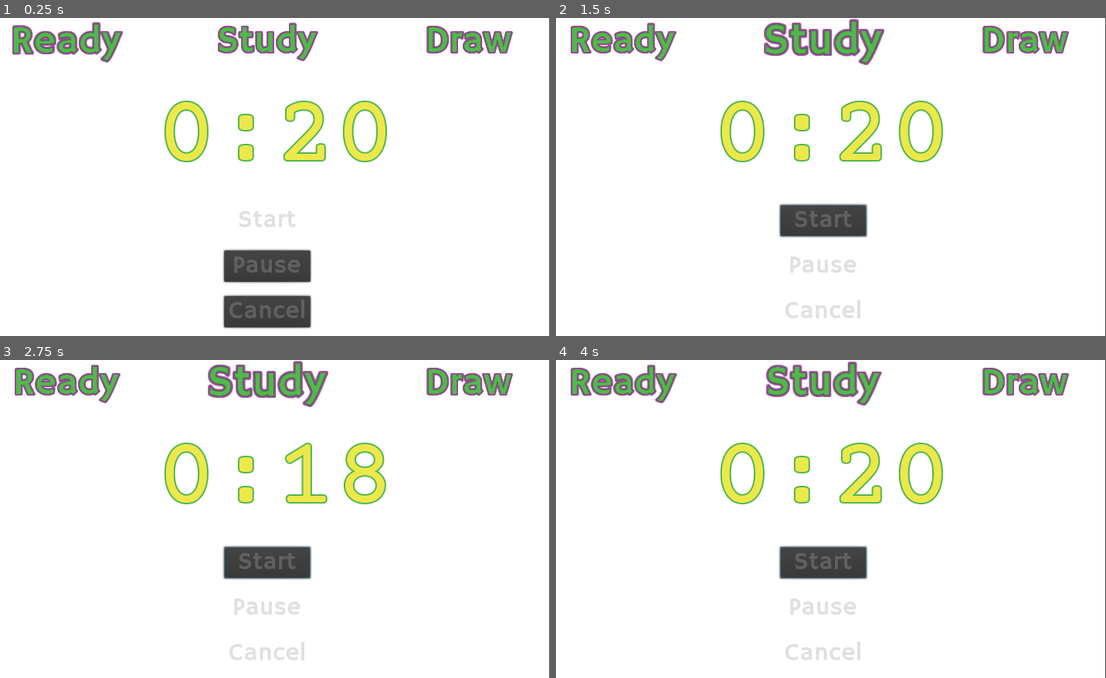
Above: before the commit, frames 1-4 (two rows, left to right).
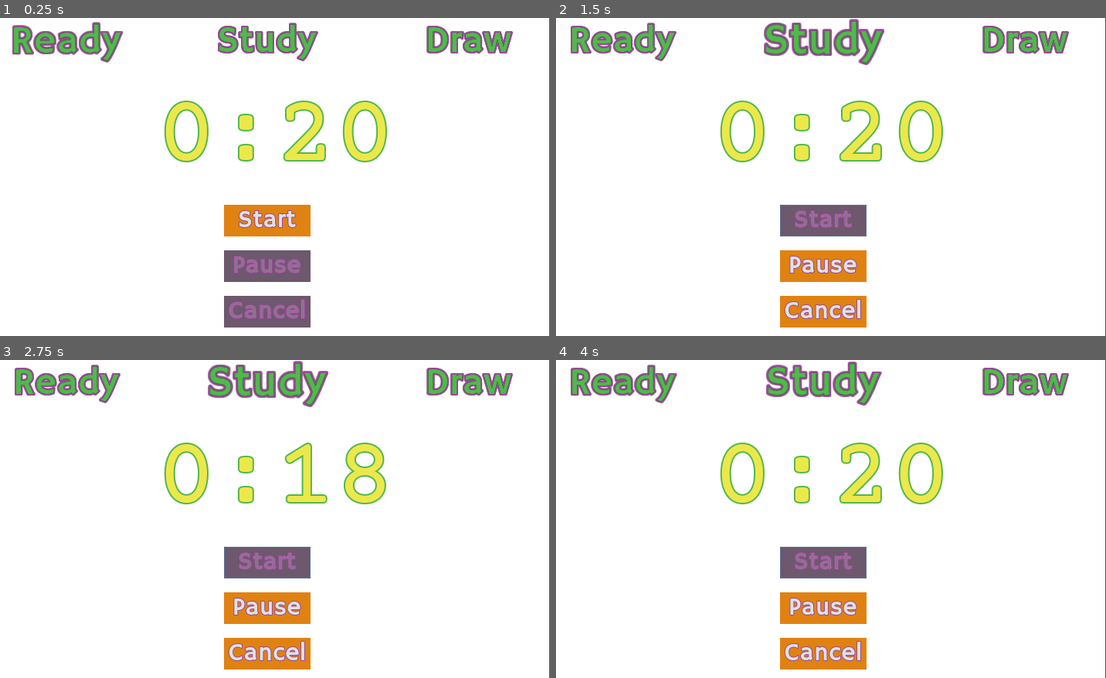
Above: after the commit, the same moments.

Repository: doctor-g/MonsDRAWsityTimer
Game: Godot game, scene res://src/MainScene.tscn
The game is run twice, just before and just after one commit, with the same random seed, the same clock (stepped at 60 frames per second) and the same inputs.
Inputs:
- Up to frame 1 (0.25 s): no input
- Up to frame 2 (1.5 s): click "Start" at 0.5 s
- Up to frame 3 (2.75 s): tap Enter at 2 s
- Up to frame 4 (4 s): click "Cancel" at 2.75 s; click "Start" at 3.5 s

The runs differ from the first frame. In frame 1, 4.8% of the frame differs, in the area x 40-57%, y 58-98%; in frame 2, 4.3%; in frame 3, 4.3%; in frame 4, 4.3%.

Commit message:
Style buttons

Diff:
--- a/project/assets/fonts/button_font.tres
+++ b/project/assets/fonts/button_font.tres
@@ -4,4 +4,6 @@
 
 [resource]
 size = 32
+outline_size = 1
+outline_color = Color( 0.596078, 0.286275, 0.596078, 1 )
 font_data = ExtResource( 1 )
--- a/project/src/MainScene.tscn
+++ b/project/src/MainScene.tscn
@@ -30,7 +30,17 @@
 use_filter = true
 font_data = ExtResource( 3 )
 
-[sub_resource type="StyleBoxEmpty" id=3]
+[sub_resource type="StyleBoxFlat" id=5]
+bg_color = Color( 0.992157, 0.607843, 0.00392157, 1 )
+
+[sub_resource type="StyleBoxFlat" id=3]
+bg_color = Color( 0.721569, 0.337255, 0, 1 )
+
+[sub_resource type="StyleBoxFlat" id=6]
+bg_color = Color( 0.427451, 0.345098, 0.427451, 1 )
+
+[sub_resource type="StyleBoxFlat" id=4]
+bg_color = Color( 0.878431, 0.509804, 0.0666667, 1 )
 
 [node name="MainScene" type="Control"]
 anchor_right = 1.0
@@ -132,7 +142,10 @@
 margin_bottom = 44.0
 size_flags_horizontal = 3
 size_flags_vertical = 6
-custom_styles/normal = SubResource( 3 )
+custom_styles/hover = SubResource( 5 )
+custom_styles/pressed = SubResource( 3 )
+custom_styles/disabled = SubResource( 6 )
+custom_styles/normal = SubResource( 4 )
 custom_fonts/font = ExtResource( 4 )
 text = "Start"
 
@@ -142,7 +155,10 @@
 margin_bottom = 103.0
 size_flags_horizontal = 3
 size_flags_vertical = 6
-custom_styles/normal = SubResource( 3 )
+custom_styles/hover = SubResource( 5 )
+custom_styles/pressed = SubResource( 3 )
+custom_styles/disabled = SubResource( 6 )
+custom_styles/normal = SubResource( 4 )
 custom_fonts/font = ExtResource( 4 )
 disabled = true
 toggle_mode = true
@@ -154,7 +170,10 @@
 margin_bottom = 162.0
 size_flags_horizontal = 3
 size_flags_vertical = 6
-custom_styles/normal = SubResource( 3 )
+custom_styles/hover = SubResource( 5 )
+custom_styles/pressed = SubResource( 3 )
+custom_styles/disabled = SubResource( 6 )
+custom_styles/normal = SubResource( 4 )
 custom_fonts/font = ExtResource( 4 )
 disabled = true
 text = "Cancel"
Not shown: 1 places in project/src/MainScene.tscn that only renumber resources
